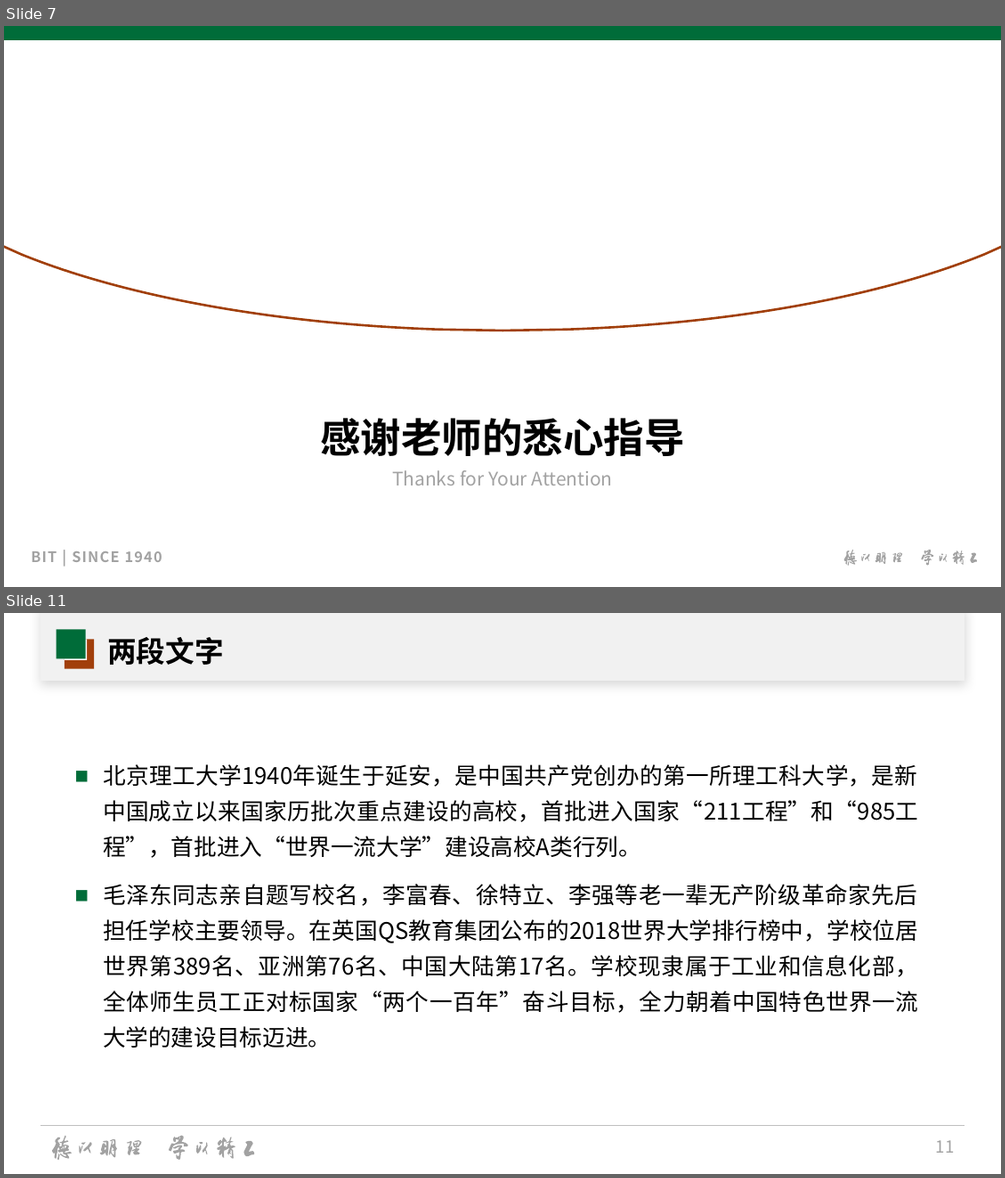
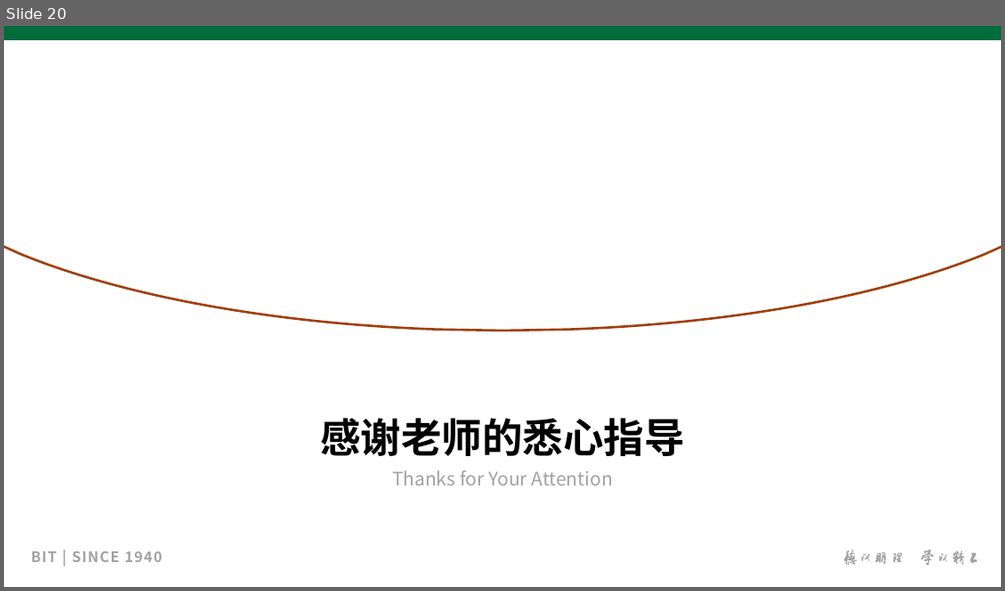
Before and after one commit to hhhjjjcc112/AsyncAlien, a slide deck: docs/graduation/论文/论文答辩/论文答辩.pptx. Shown one above the other, each under a label of ours: slides 7 and 11 before the commit, slide 20 after it; the slides between them are not shown. The pictures are 1005x1178 and 1005x591 pixels, drawn with LibreOffice and Linux fonts; fonts in the diff are those of the drawing; background and template pictures are left out. Boxes give left, top, right and bottom in pixels: in the first picture for what was removed or moved away, otherwise in the second. Text is boxed around its words. In the diff, an @@ line names an element or a change of style, - is before the commit and + after.

```diff
--- a/docs/graduation/论文/论文答辩/论文答辩.pptx
+++ b/docs/graduation/论文/论文答辩/论文答辩.pptx
@@ slide 11 removed at box(4, 613, 1001, 1174), background #FFFFFF @@
@@ rectangle removed at box(40, 613, 964, 681) @@
@@ rectangle removed at box(40, 613, 964, 681) @@
@@ rectangle removed at box(57, 629, 86, 658) @@
@@ rectangle removed at box(65, 639, 94, 668) @@
@@ rectangle removed at box(65, 639, 87, 660) @@
@@ title removed at box(107, 637, 224, 665) @@
-两段文字
@@ text removed at box(103, 764, 918, 1047) @@
-■ 北京理工大学1940年诞生于延安，是中国共产党创办的第一所理工科大学，是新中国成立以来国家历批次重点建设的高校，首批进入国家“211工程”和“985工程”，首批进入“世界一流大学”建设高校A类行列。
-■ 毛泽东同志亲自题写校名，李富春、徐特立、李强等老一辈无产阶级革命家先后担任学校主要领导。在英国QS教育集团公布的2018世界大学排行榜中，学校位居世界第389名、亚洲第76名、中国大陆第17名。学校现隶属于工业和信息化部，全体师生员工正对标国家“两个一百年”奋斗目标，全力朝着中国特色世界一流大学的建设目标迈进。
@@ line removed from (40, 1126) to (965, 1126) @@
@@ group removed at box(52, 1135, 255, 1159): 16 freeform shapes @@
@@ page number removed at box(936, 1140, 955, 1152) @@
-11
@@ what was slide 7 is now slide 20 @@
```
Also in this commit, not shown: 6 slides changed, 13 slides added, 57 other slides removed, 4 other files.
